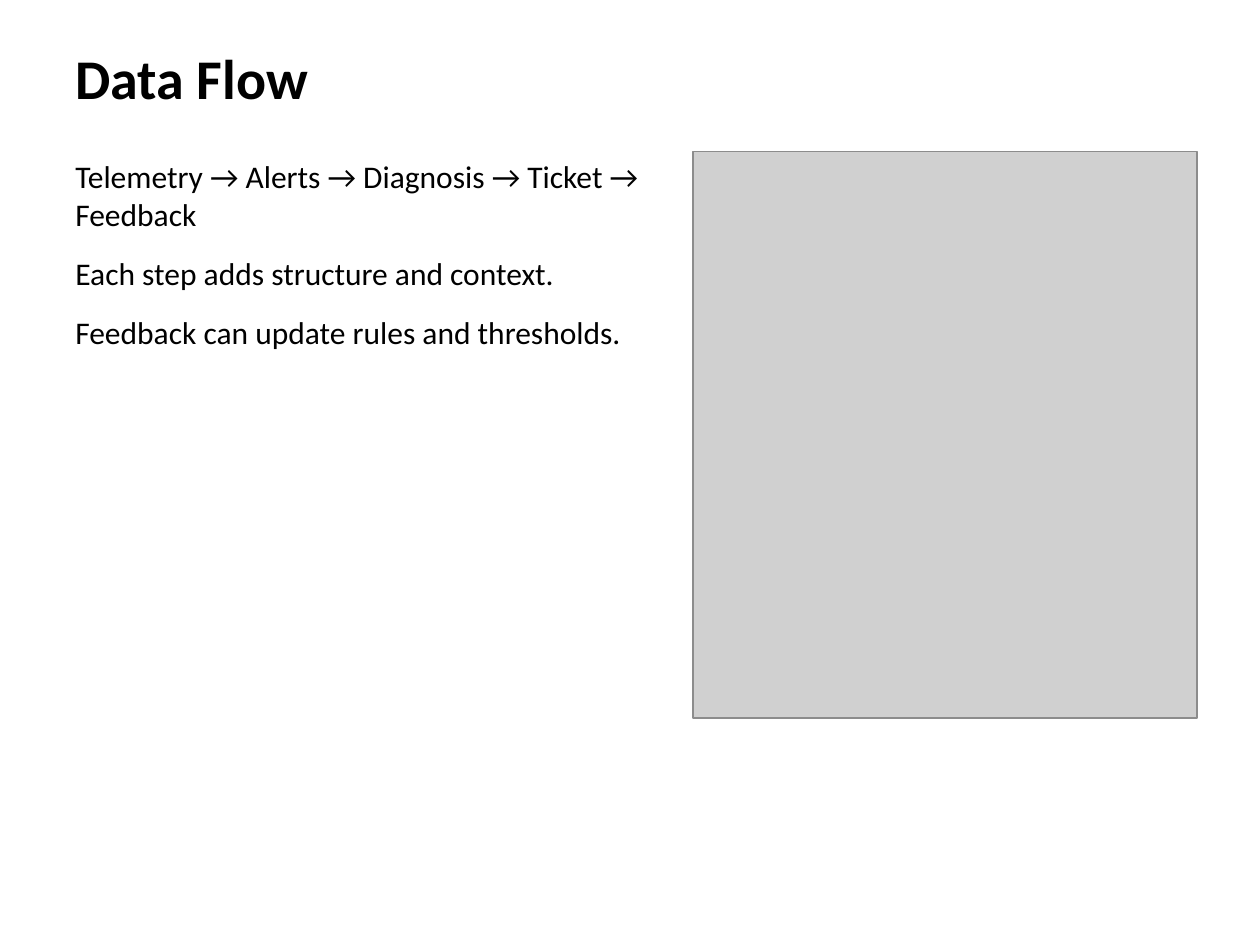
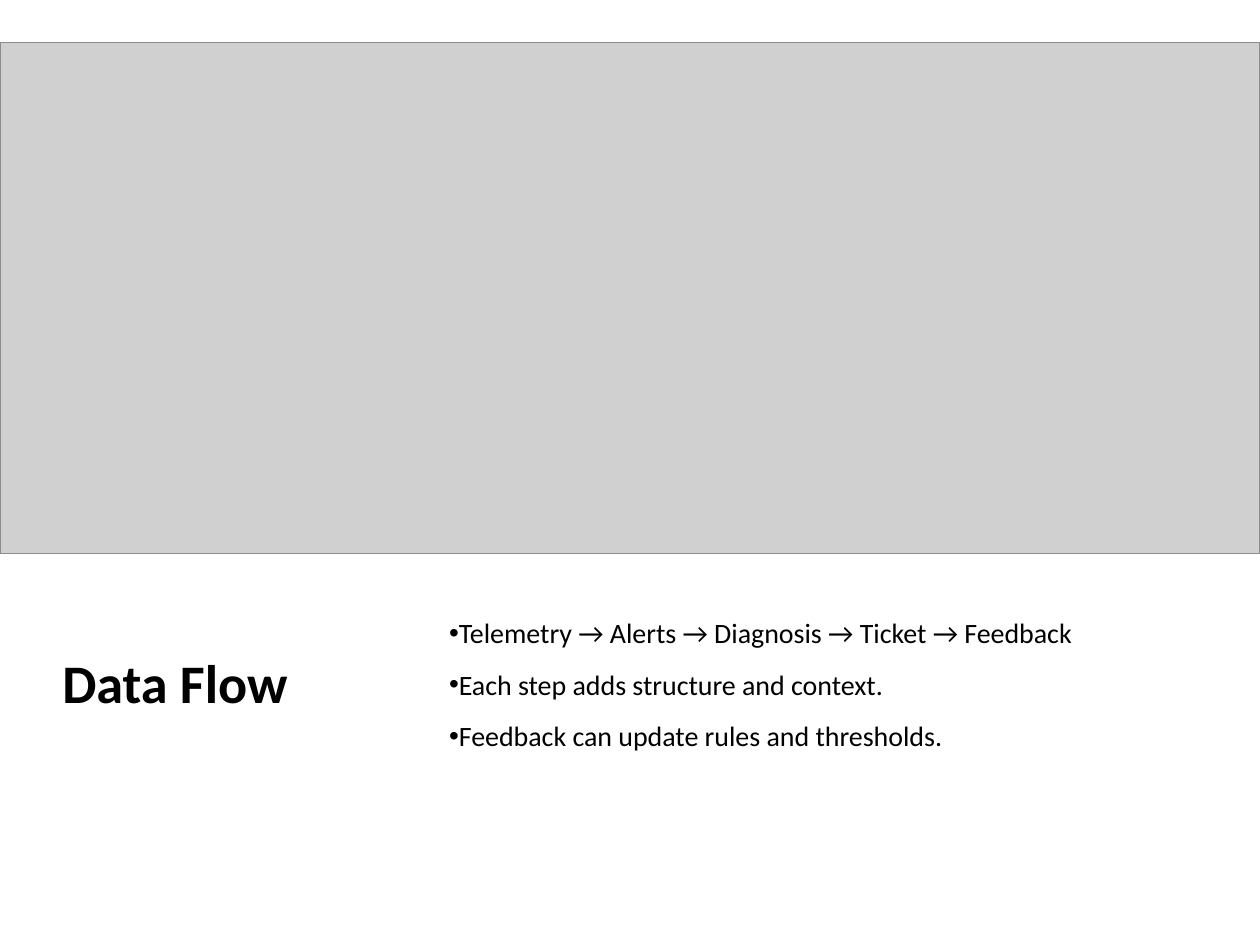
Before and after one commit to Haoj1/Powerplant-Multi-Agent, a slide deck: slide 15 of docs/Multi-Agent_Powerplant_Project.pptx. Drawn at 1260x945 pixels with LibreOffice and Linux fonts; fonts in the diff are those of the drawing; grey boxes stand for pictures. Boxes give left, top, right and bottom in pixels: in the first picture for what was removed or moved away, otherwise in the second. Text is boxed around its words. In the diff, an @@ line names an element or a change of style, - is before the commit and + after.

```diff
--- a/docs/Multi-Agent_Powerplant_Project.pptx
+++ b/docs/Multi-Agent_Powerplant_Project.pptx
@@ picture: place and size @@
-picture at bbox=[693, 151, 1197, 718]
+picture at bbox=[0, 43, 1260, 554]
@@ text "Data Flow": place and size @@
-text "Data Flow" at bbox=[75, 59, 308, 100]
+text "Data Flow" at bbox=[62, 665, 288, 704]
@@ text "Data Flow" at bbox=[62, 665, 288, 704]: size 32 to 31 pt; line spacing 1 to 0.9; more space between paragraphs; vertical alignment top to middle @@
@@ text "Telemetry → Alerts → Diagnosis ...": place and size @@
-text "Telemetry → Alerts → Diagnosis ..." at bbox=[75, 166, 621, 349]
+text "Telemetry → Alerts → Diagnosis ..." at bbox=[459, 623, 1071, 751]
@@ text "Telemetry → Alerts → Diagnosis ..." at bbox=[459, 623, 1071, 751]: size 18 to 16 pt; bullet none to •; line spacing 1 to 0.9; vertical alignment top to middle @@
```
Also in this commit, not shown: 24 other slides changed, 5 slides added, 2 slides removed.
